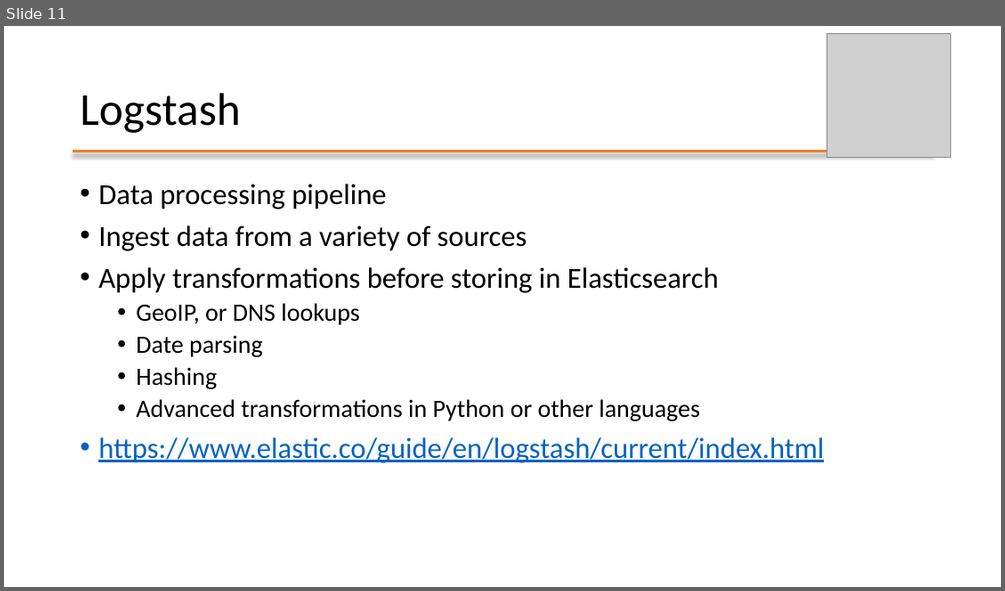
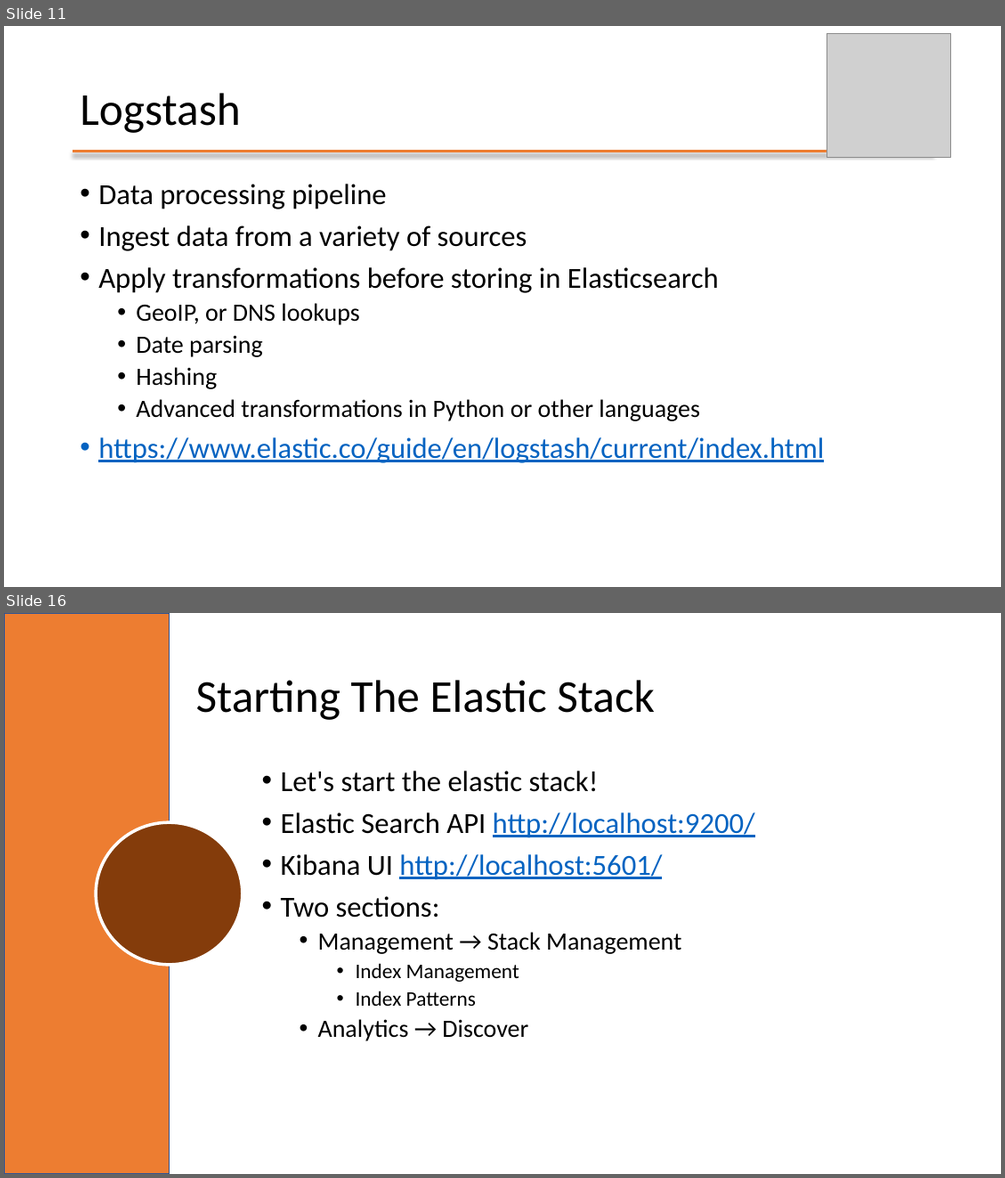
Before and after one commit to mafudge/ist769-old, a slide deck: content/J-Search/J-Search.pptx. Shown one above the other, each under a label of ours: slide 11 before the commit, slides 11 and 16 after it; the slides between them are not shown. The pictures are 1005x591 and 1005x1178 pixels, drawn with LibreOffice and Linux fonts; fonts in the diff are those of the drawing; grey boxes stand for pictures; background and template pictures are left out. Boxes give left, top, right and bottom in pixels: in the first picture for what was removed or moved away, otherwise in the second. Text is boxed around its words. In the diff, an @@ line names an element or a change of style, - is before the commit and + after.

Commit message:
completed Search ppt

```diff
--- a/content/J-Search/J-Search.pptx
+++ b/content/J-Search/J-Search.pptx
@@ slide 16 added at <box>4,613,1001,1174</box>, background #FFFFFF @@
@@ rectangle added at <box>4,613,170,1174</box>, fill #ED7D31, outline #325491 1 pt @@
@@ title added at <box>196,680,655,720</box>, 44 pt, text #000000 @@
+Starting The Elastic Stack
@@ text added at <box>281,771,755,1041</box>, 28 pt, text #000000 @@
+• Let's start the elastic stack!
+• Elastic Search API http://localhost:9200/
+• Kibana UI http://localhost:5601/
+• Two sections:
+  • Management → Stack Management
+    • Index Management
+    • Index Patterns
+  • Analytics → Discover
@@ ellipse added at <box>96,822,243,965</box>, fill #843C0B, outline #FFFFFF 3 pt @@
```
Also in this commit, not shown: 5 slides changed, 16 other slides added, 42 slides removed, 3 other files.
